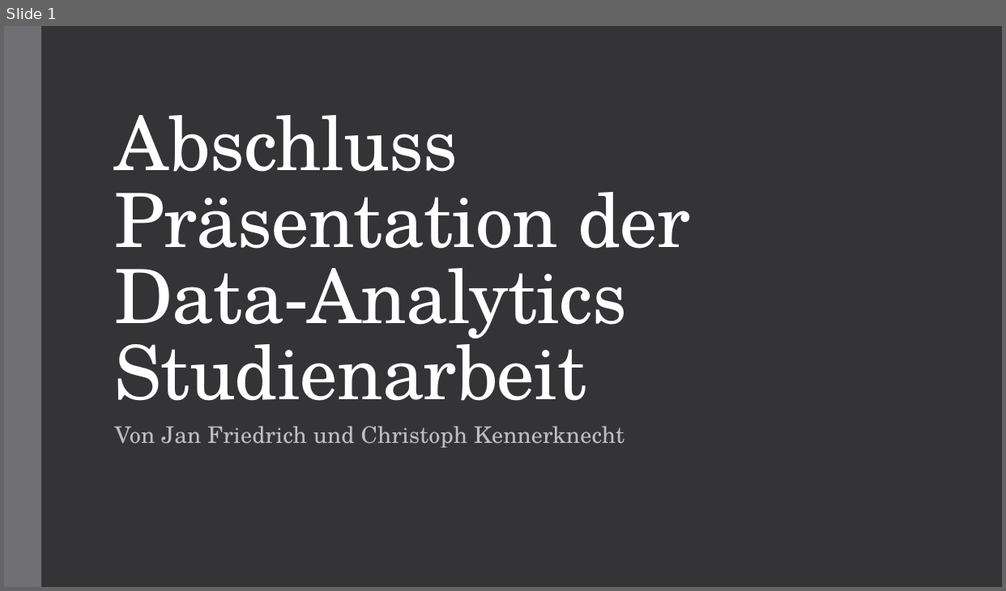
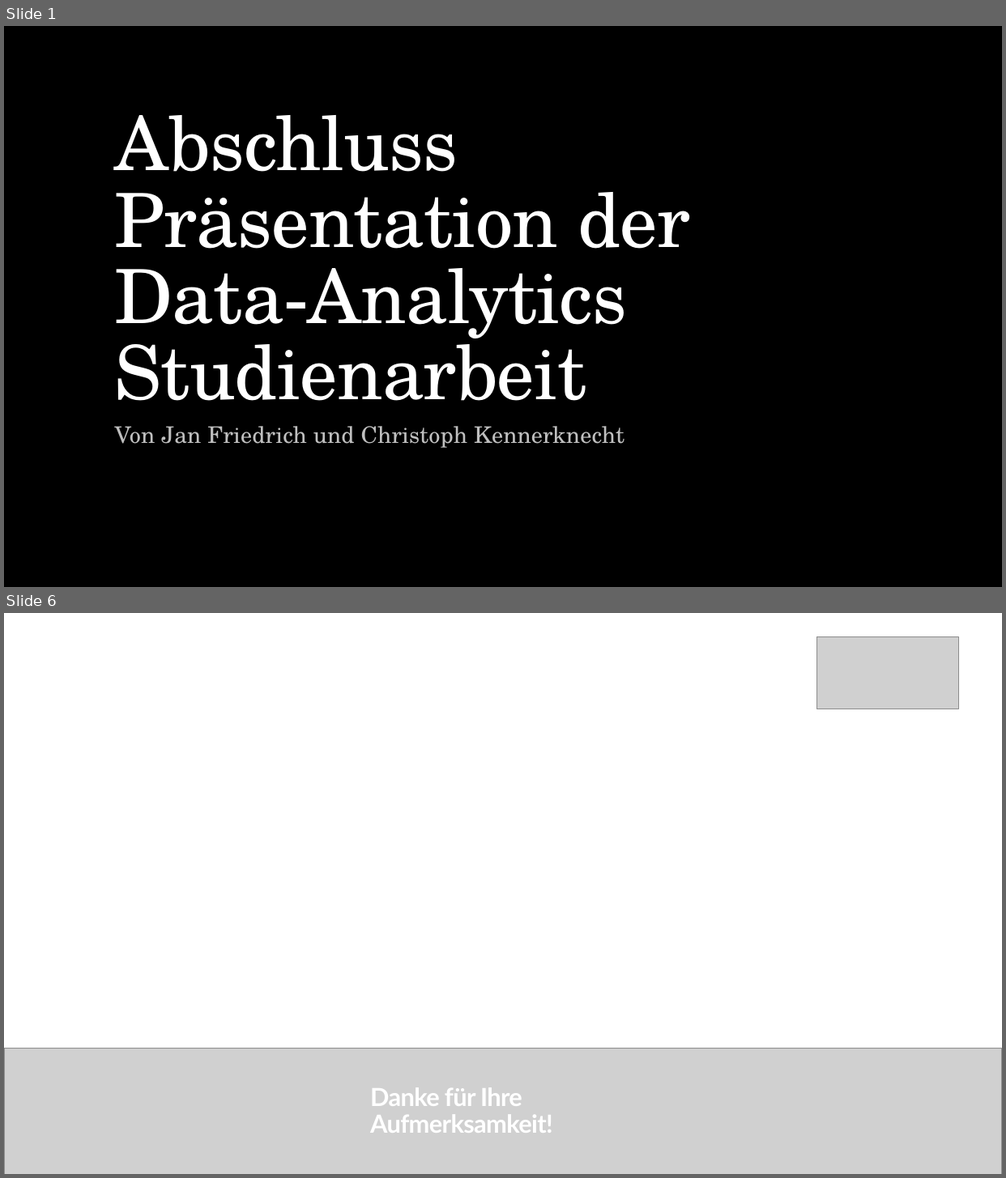
Before and after one commit to JFriedrich29/Studienarbeit-Data-Analytics, a slide deck: Abgabe/Abschlusspräsentation.pptx. Shown one above the other, each under a label of ours: slide 1 before the commit, slides 1 and 6 after it; the slides between them are not shown. The pictures are 1006x591 and 1006x1178 pixels, drawn with LibreOffice and Linux fonts; fonts in the diff are those of the drawing; grey boxes stand for pictures. Boxes give left, top, right and bottom in pixels: in the first picture for what was removed or moved away, otherwise in the second. Text is boxed around its words. In the diff, an @@ line names an element or a change of style, - is before the commit and + after.

```diff
--- a/Abgabe/Abschlusspräsentation.pptx
+++ b/Abgabe/Abschlusspräsentation.pptx
@@ slide 6 added at <box>4,613,1002,1174</box>, background #FFFFFF @@
@@ picture added at <box>817,637,959,709</box> @@
@@ picture added at <box>4,1049,1002,1174</box> @@
@@ text added at <box>370,1088,553,1133</box>, 24 pt, text #FFFFFF, bold @@
+Danke für Ihre Aufmerksamkeit!
@@ picture added at <box>4,1152,1002,1174</box> @@
@@ slide 1 changed as well @@
@@ background #353537 to #000000 @@
@@ rectangle removed at <box>4,26,41,587</box> @@
```
Also in this commit, not shown: 22 other slides changed, 4 other slides added.
